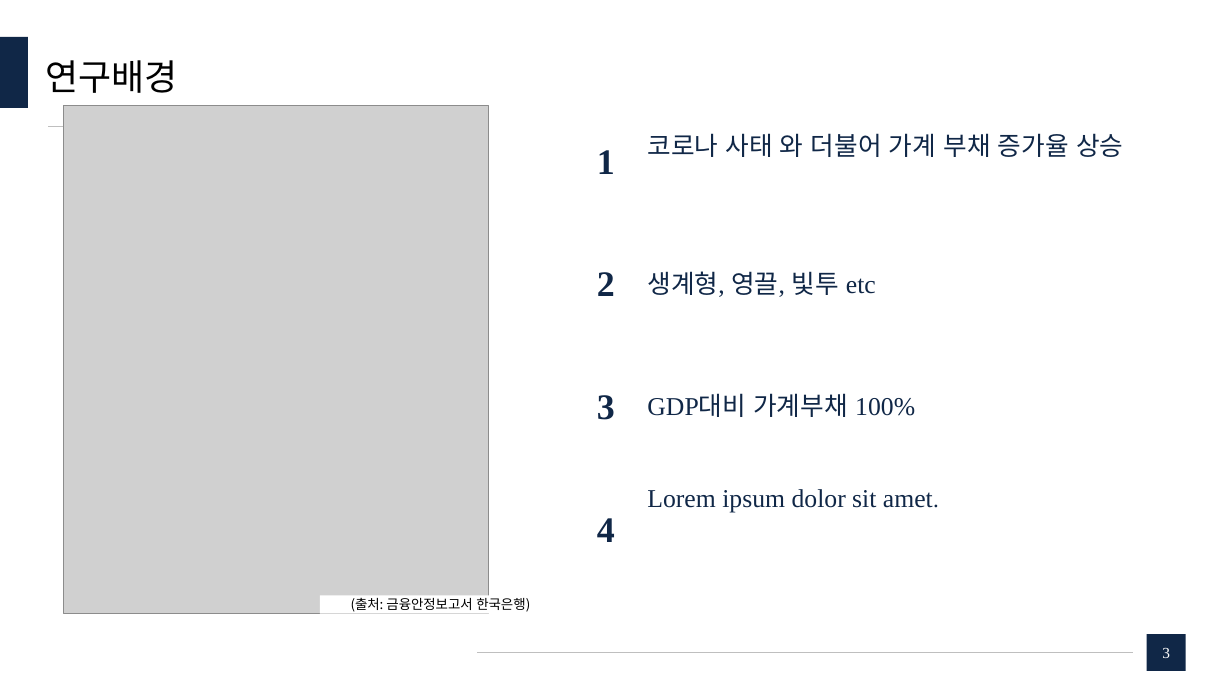
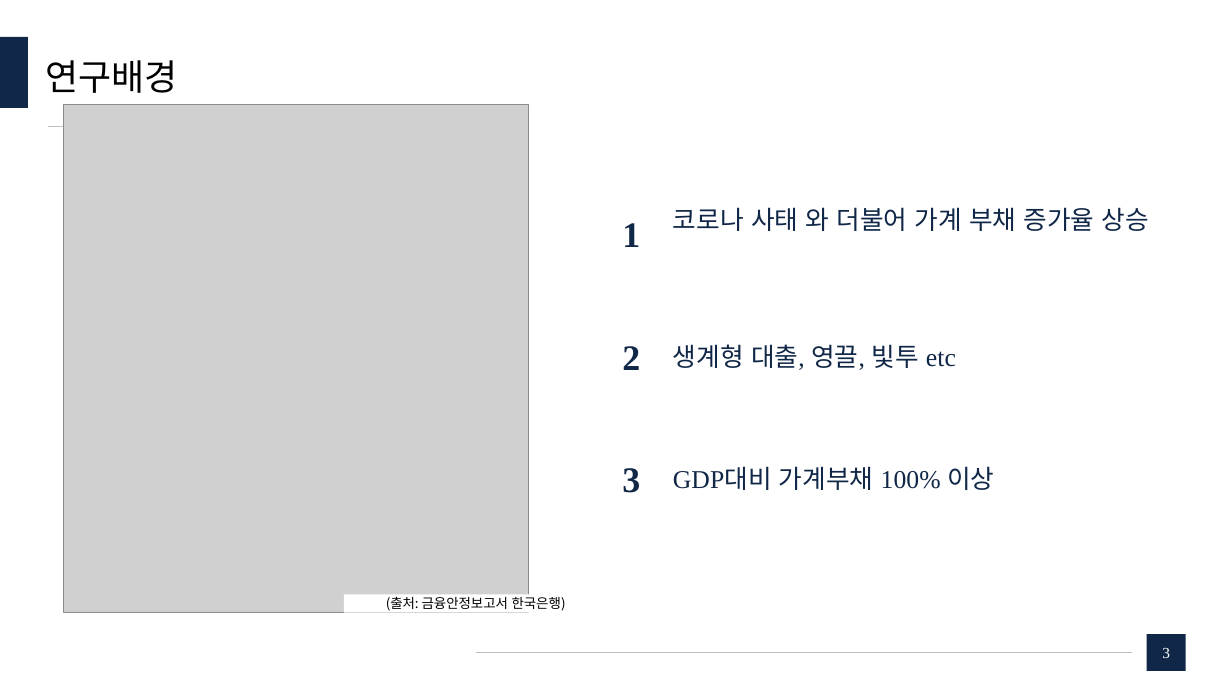
Before and after one commit to dudungE/Competition, a slide deck: slide 3 of ppt/부실가계분류모델에 관한 연구.pptx. Drawn at 1232x693 pixels with LibreOffice and Linux fonts; fonts in the diff are those of the drawing; grey boxes stand for pictures. Boxes give left, top, right and bottom in pixels: in the first picture for what was removed or moved away, otherwise in the second. Text is boxed around its words. In the diff, an @@ line names an element or a change of style, - is before the commit and + after.

```diff
--- a/ppt/부실가계분류모델에 관한 연구.pptx
+++ b/ppt/부실가계분류모델에 관한 연구.pptx
@@ picture: place and size @@
-picture at <box>64,105,489,614</box>
+picture at <box>64,104,529,613</box>
@@ text at <box>673,344,956,370</box>: text changed @@
-생계형, 영끌, 빛투 etc
+생계형 대출, 영끌, 빛투 etc
@@ 4 texts: place and size @@
-4 texts at <box>597,133,1123,420</box>
+4 texts at <box>622,207,1149,493</box>
@@ text at <box>673,466,1042,490</box>: text changed @@
-GDP대비 가계부채 100% 돌파
+GDP대비 가계부채 100% 이상돌파
@@ text removed at <box>647,489,933,513</box> @@
-Lorem ipsum dolor sit amet.
@@ text removed at <box>597,518,615,542</box> @@
-4
@@ rectangle "(출처: 금융안정보고서 한국은행)": place and size @@
-rectangle "(출처: 금융안정보고서 한국은행)" at <box>320,595,561,614</box>
+rectangle "(출처: 금융안정보고서 한국은행)" at <box>344,594,608,613</box>
```
Also in this commit, not shown: 22 other slides changed.
